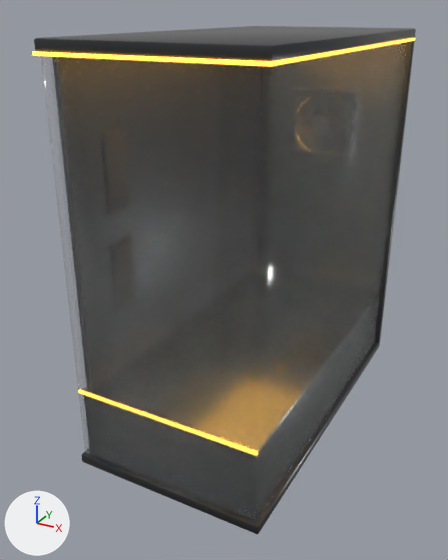
Renders of the glTF model models/case_chassis.glb from each side of a commit.
Both versions are drawn from a camera (50 mm lens) standing at (3.17, -6.58, 2.68) and looking at (-0.25, -0.35, -0.43). The lights are fixed; the arrows at lower left show +X, +Y and +Z. The picture after the commit comes second. Where no turn or scale is listed for an object, it has been applied to the vertices. Vertices at exactly the same position are counted once.

Names of what the first picture shows: 'Case_Glass_Front', 'Case_Glass_Side', 'Case_O11_EVO', 'RGB_O11_TopBar'.
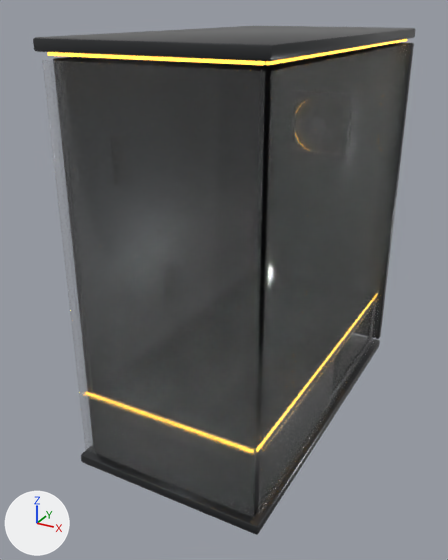
Not visible in the pictures: 'RGB_O11_BotBar'.

Where the change shows, as pixel boxes (x1, y1, x2, y2) in the pictures (448 x 560 px; the box of a moved part takes in the faces that stretch with it):
'Case_Glass_Front', rescaled
    before: (41, 56, 269, 521)
    after: (42, 60, 265, 518)
'Case_Glass_Side', rescaled
    before: (257, 41, 412, 520)
    after: (258, 44, 411, 516)
'Case_O11_EVO', reshaped, moved
    before: (34, 26, 416, 534)
    after: (33, 26, 415, 535)
'RGB_O11_TopBar', deleted
    before: (32, 38, 415, 67)
'RGB_O11_Strips', added
    after: (48, 39, 407, 452)
part 3 of me_cube_419, moved or reshaped
    before: (263, 41, 415, 342)
    after: (260, 43, 414, 339)
part 4 of me_cube_419, moved or reshaped (not visible before)
    after: (53, 57, 261, 71)
part 5 of me_cube_419, moved or reshaped
    before: (256, 454, 259, 518)
    after: (254, 452, 257, 515)
part 6 of me_cube_419, added (mostly hidden)
    after: (255, 450, 260, 513)
part 7 of me_cube_419, moved or reshaped (mostly hidden before)
    before: (258, 267, 264, 454)
    after: (256, 269, 265, 452)

Patch to the scene script:
```diff
--- a/models/case_chassis.glb.py
+++ b/models/case_chassis.glb.py
@@ me_cube_441 @@
 # used by ob_case_glass_front; location = (0.0, -2.17, 0.07)
-me_cube_441.from_pydata(...)  # 56 vertices, 108 faces; spans x -1.12..1.12, y -0.02..0.02, z -2.21..2.21
+me_cube_441.from_pydata(...)  # 56 vertices, 108 faces; spans x -1.1..1.1, y -0.01..0.01, z -2.17..2.17
+# me_cube_441 part 1: the whole mesh is scaled about its middle by (0.983, 0.75, 0.982)
 me_cube_441.materials.append(mat_mat_glasstinted)
@@ me_cube_440 @@
 # used by ob_case_glass_side; location = (1.14, 0.01, 0.07)
-me_cube_440.from_pydata(...)  # 56 vertices, 108 faces; spans x -0.02..0.02, y -2.16..2.16, z -2.21..2.21
+me_cube_440.from_pydata(...)  # 56 vertices, 108 faces; spans x -0.01..0.01, y -2.11..2.11, z -2.17..2.17
+# me_cube_440 part 2: the whole mesh is scaled about its middle by (0.75, 0.977, 0.982)
 me_cube_440.materials.append(mat_mat_glasstinted)
@@ me_cube_419 @@
 # used by ob_case_o11_evo; location = (0.0, 0.01, 2.37)
-me_cube_419.from_pydata(...)  # 928 vertices, 1808 faces; spans x -1.17..1.17, y -2.22..2.22, z -4.8..0.06
+me_cube_419.from_pydata(...)  # 1152 vertices, 2240 faces; spans x -1.17..1.17, y -2.22..2.22, z -4.81..0.06
+# me_cube_419 part 3: the loose piece of 56 vertices spanning x -1.17..1.17, y 2.12..2.22, z -4.55..-0.05 is scaled about its middle by (1, 1, 0.969)
+# me_cube_419 part 4: the loose piece of 56 vertices spanning x -1.06..-0.98, y -2.12..2.12, z -4.52..-0.08 is scaled about its middle by (1, 0.991, 0.982)
+# me_cube_419 part 5: the loose piece of 56 vertices spanning x -1.1..1.1, y -2.14..2.14, z -4.55..-3.69 is scaled about its middle by (0.957, 0.00905, 0.936), then moved by (0.02, -2.09, -0.01)
+# me_cube_419 part 6: the loose piece of 56 vertices spanning x -1.1..1.1, y -2.14..2.14, z -4.55..-3.69 is copied, and the copy is scaled about its middle by (0.0141, 0.537, 0.938), then moved by (1.05, -0.92, -0.01); it spans x 1.03..1.07, y -2.07..0.23, z -4.53..-3.73
+# me_cube_419 part 7: the loose piece of 56 vertices spanning x -1.11..1.11, y -2.15..2.15, z -3.7..-3.66 is scaled about its middle by (0.946, 0.967, 1.33), then moved by (0.02, -0.02, -0.02)
+# other edits to the shape of me_cube_419 do not show in these pictures
 me_cube_419.materials.append(mat_mat_casebody)
@@ me_cube_446 @@
+me_cube_446.from_pydata(...)  # 224 vertices, 432 faces; spans x -2.16..0.02, y -2.13..2.09, z -3.62..0.01
+me_cube_446.materials.append(mat_mat_rgb_dynamic)  # orange #e5a93c, glowing orange #ffbd44
@@ ob_case_glass_front @@
 ob_case_glass_front = bpy.data.objects.new('Case_Glass_Front', me_cube_441)
-ob_case_glass_front.location = (0.0, -2.17, 0.07)
+ob_case_glass_front.location = (0.0, -2.18, 0.08)
@@ ob_case_glass_side @@
 ob_case_glass_side = bpy.data.objects.new('Case_Glass_Side', me_cube_440)
-ob_case_glass_side.location = (1.14, 0.01, 0.07)
+ob_case_glass_side.location = (1.14, -0.02, 0.08)
@@ ob_case_o11_evo @@
 ob_case_o11_evo = bpy.data.objects.new('Case_O11_EVO', me_cube_419)
-ob_case_o11_evo.location = (0.0, 0.01, 2.37)
+ob_case_o11_evo.location = (0.0, 0.0, 2.38)
@@ ob_rgb_o11_botbar @@
-ob_rgb_o11_botbar = bpy.data.objects.new('RGB_O11_BotBar', me_cube_443)
-ob_rgb_o11_botbar.location = (0.0, -2.17, -1.29)
@@ ob_rgb_o11_topbar @@
-ob_rgb_o11_topbar = bpy.data.objects.new('RGB_O11_TopBar', me_cube_442)
-ob_rgb_o11_topbar.location = (0.0, -0.01, 2.3)
@@ ob_rgb_o11_strips @@
+ob_rgb_o11_strips = bpy.data.objects.new('RGB_O11_Strips', me_cube_446)
+ob_rgb_o11_strips.location = (1.09, -0.02, 2.3)
```
